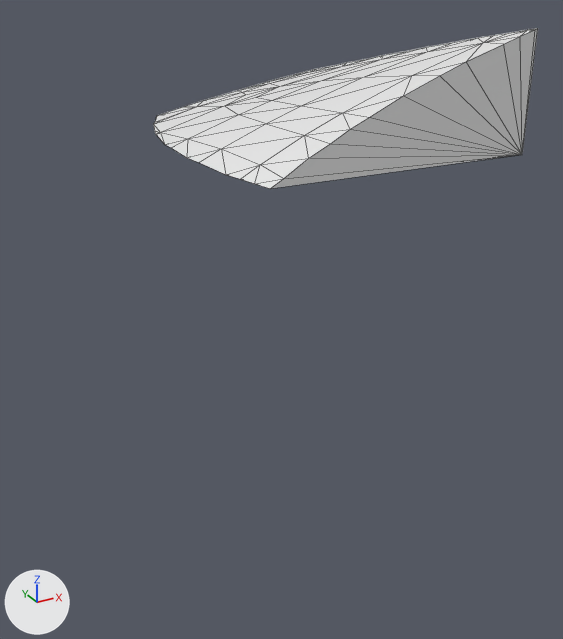
What one commit did to the glTF model assets/terrain/surface_pieces/surf_2_40.glb.
The view is the same before and after, from a 50 mm camera at (-102.25, -102.02, -22.99) aimed at (-97.28, -92.99, -27.51). Arrows for +X, +Y and +Z are at lower left; the lights stay in place. The first picture is the older version. Mesh edges are drawn as thin lines. Where no turn or scale is listed for an object, it has been applied to the vertices.

The scene before the commit, as lines of its bpy script (objects in view):
```python
me_geometry_0 = bpy.data.meshes.new('geometry_0')
me_geometry_0.from_pydata(...)  # 78 vertices, 152 faces; spans x -98.7..-95.0, y -95.0..-90.0, z -25.0..-23.54
ob_geometry_0 = bpy.data.objects.new('geometry_0', me_geometry_0)
ob_geometry_0.location = (0.0, 0.0, 0.0)
```
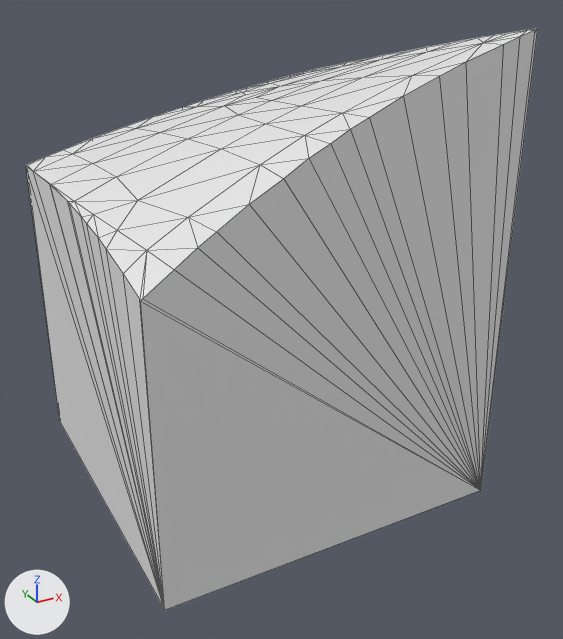
Changed parts and their boxes (x1, y1, x2, y2) in the pictures (563 x 639 px):
'geometry_0', reshaped (33% wider, 260% taller): before (153, 28, 538, 189); after (26, 28, 538, 610)

Diff of the bpy script that builds the scene:
```diff
--- a/assets/terrain/surface_pieces/surf_2_40.glb.py
+++ b/assets/terrain/surface_pieces/surf_2_40.glb.py
@@ me_geometry_0 @@
 # used by ob_geometry_0; location = (0.0, 0.0, 0.0)
-me_geometry_0.from_pydata(...)  # 78 vertices, 152 faces; spans x -98.7..-95.0, y -95.0..-90.0, z -25.0..-23.54
+me_geometry_0.from_pydata(...)  # 102 vertices, 200 faces; spans x -100.0..-95.0, y -95.0..-90.0, z -30.0..-23.54
+# me_geometry_0 part 1
+# 16 vertices are removed from x -98.7..-95.0, y -95.0..-90.0, z -25.0
+# 71 faces are deleted
+# 1 vertex moves from x -98.57, y -94.74, z -25.0 to x -98.77, y -95.0, z -25.13
+# 40 vertices are added at x -100.0..-95.0, y -95.0..-90.0, z -30.0..-25.02
+# 119 new faces join them
```
